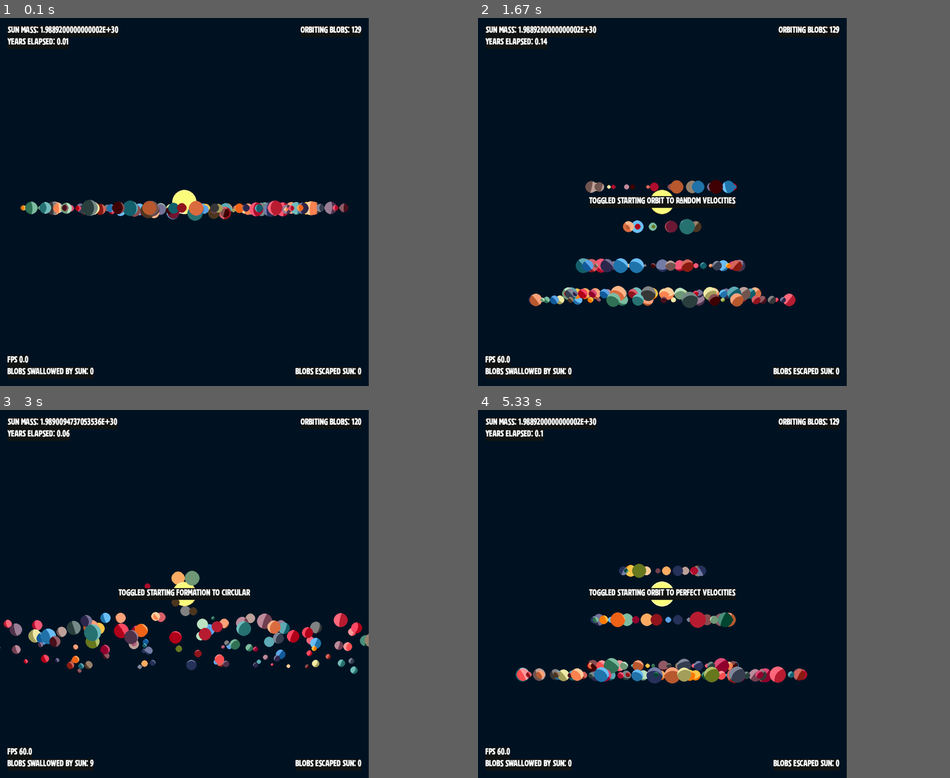
Above: before the commit, frames 1-4 (two rows, left to right).
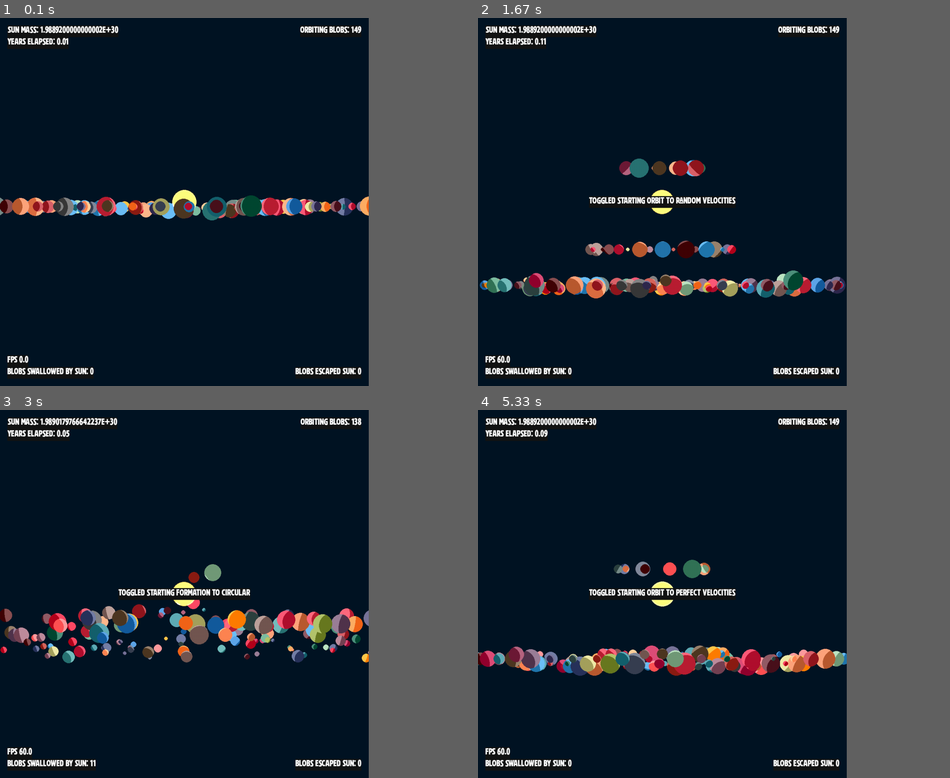
Above: after the commit, the same moments.

Repository: jmottster/newton
Game: pygame game, started from main.py
Two runs of this game, one before a commit and one after it. Both use one fixed random seed, a clock stepped at 60 frames per second and the inputs below.
Inputs:
- Up to frame 1 (0.1 s): no input
- Up to frame 2 (1.67 s): hold D 0.33-0.8 s; hold W 0.83-1.13 s; hold D 1.17-1.63 s
- Up to frame 3 (3 s): hold A 1.67-2.2 s; hold S 2.23-2.53 s; hold A 2.57-2.97 s
- Up to frame 4 (5.33 s): hold W 3-3.37 s; hold D 3.4-4.03 s; hold S 4.07-4.43 s; hold D from 4.97 s (still down)

The runs differ from the first frame. In frame 1, 3.4% of the frame differs, in the area x 0-79%, y 2-56%; in frame 2, 7.9%, in the area x 0-78%, y 2-79%; in frame 3, 7.3%; in frame 4, 6.9%.

Commit message:
Quick update, forgotten image and config

Diff:
--- a/globals.py
+++ b/globals.py
@@ -29,7 +29,7 @@
 LIGHTING = True
 SCALE_PERCENT = 1
 AU_SCALE_FACTOR = 500 * SCALE_PERCENT  # Number of pixles to equal 1 AU
-TIMESCALE = 3600 * 12 * SCALE_PERCENT  # elapsed time per frame, in seconds
+TIMESCALE = 3600 * 10 * SCALE_PERCENT  # elapsed time per frame, in seconds
 # Height and with of display (monitor)
 DISPLAY_SIZE_H = 1000
 DISPLAY_SIZE_W = 1000
@@ -39,7 +39,7 @@
 UNIVERSE_SIZE_W = UNIVERSE_SIZE
 UNIVERSE_SIZE_D = UNIVERSE_SIZE
 MIN_RADIUS = 5 * SCALE_PERCENT
-MAX_RADIUS = 20 * SCALE_PERCENT
+MAX_RADIUS = 25 * SCALE_PERCENT
 GRID_CELL_SIZE = MAX_RADIUS * 3
 GRID_KEY_UPPER_BOUND = int(UNIVERSE_SIZE / GRID_CELL_SIZE)
 GRID_KEY_CHECK_BOUND = GRID_KEY_UPPER_BOUND - 1
@@ -50,7 +50,7 @@
 FRAME_RATE = 60  # there are FRAME_RATE frames per second
 
 # Constants for creating blobs somewhat randomly
-NUM_BLOBS = 130
+NUM_BLOBS = 150
 # If true all blobs will start
 # with a perfect orbital velocity
 START_PERFECT_ORBIT = True
Binary file added: resources/newton_icon.gif
